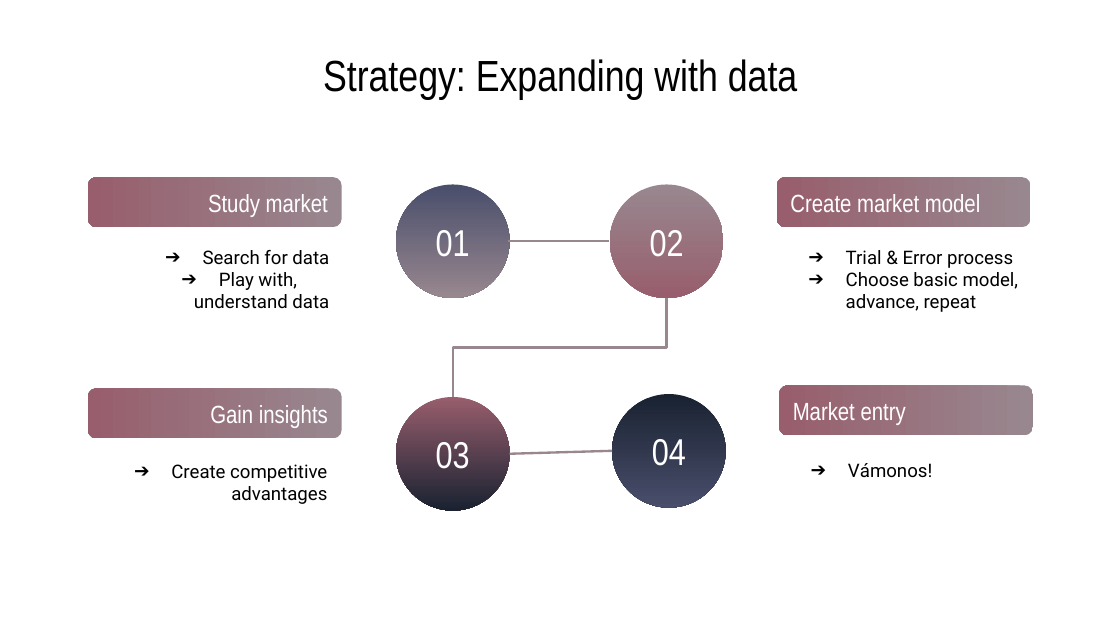
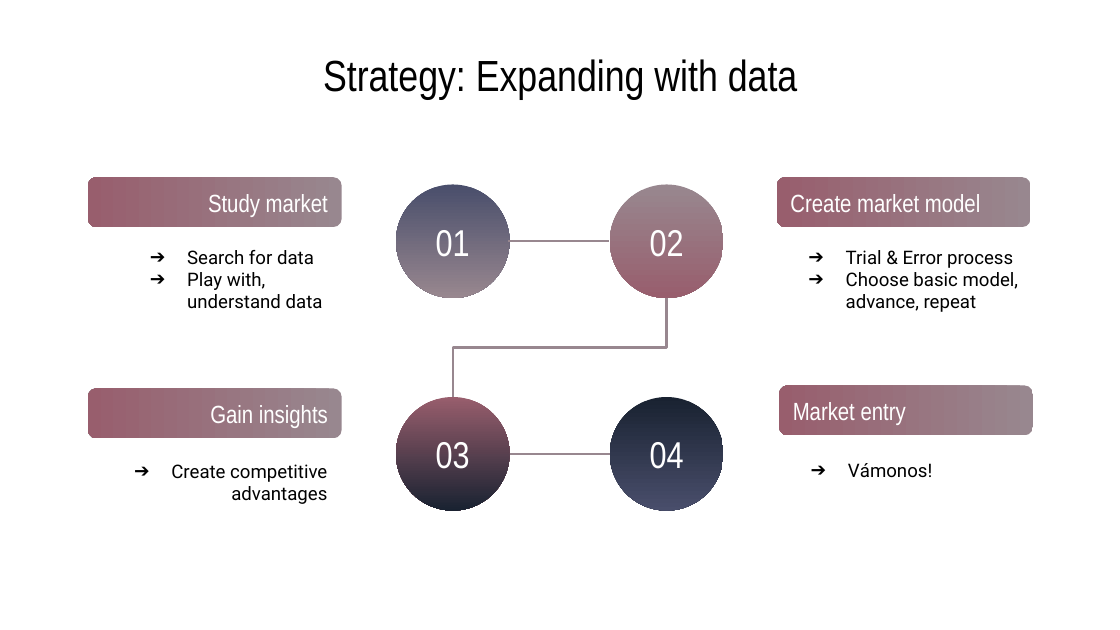
Before and after one commit to LucasTrost/Ironhack-MidBootProject, a slide deck: slide 3 of MidBootProj-Slides-Lucas.pptx. Drawn at 1120x630 pixels with LibreOffice and Linux fonts; fonts in the diff are those of the drawing. Boxes give left, top, right and bottom in pixels: in the first picture for what was removed or moved away, otherwise in the second. Text is boxed around its words. In the diff, an @@ line names an element or a change of style, - is before the commit and + after.

```diff
--- a/MidBootProj-Slides-Lucas.pptx
+++ b/MidBootProj-Slides-Lucas.pptx
@@ text "Search for data": place and size @@
-text "Search for data" at [194,250,329,309]
+text "Search for data" at [187,250,323,308]
@@ text "Search for data" at [187,250,323,308]: alignment right to left @@
@@ ellipse "04": place and size @@
-ellipse "04" at [613,394,726,507]
+ellipse "04" at [609,396,722,510]
```
Also in this commit, not shown: 2 other slides changed, 1 slide added.
